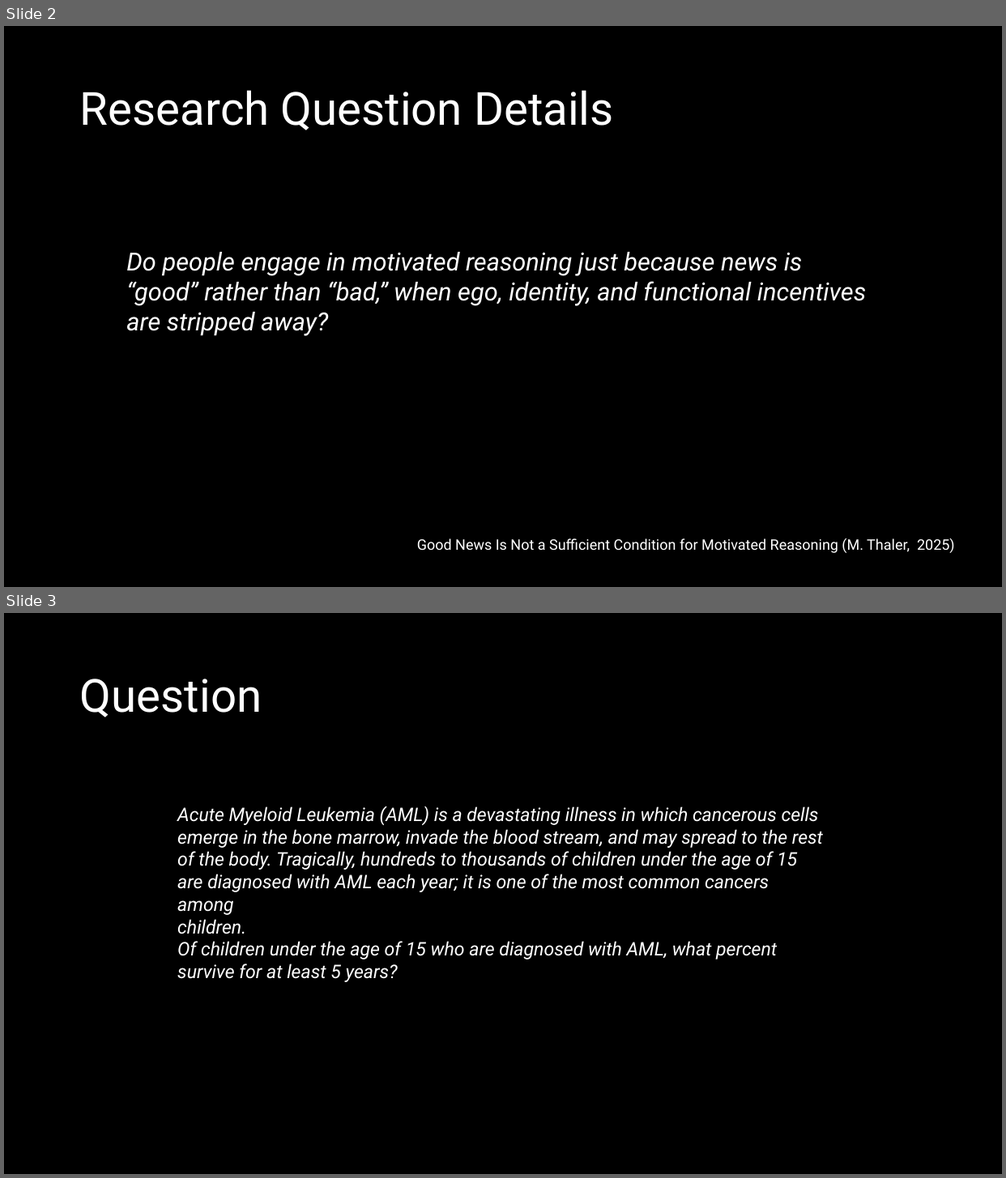
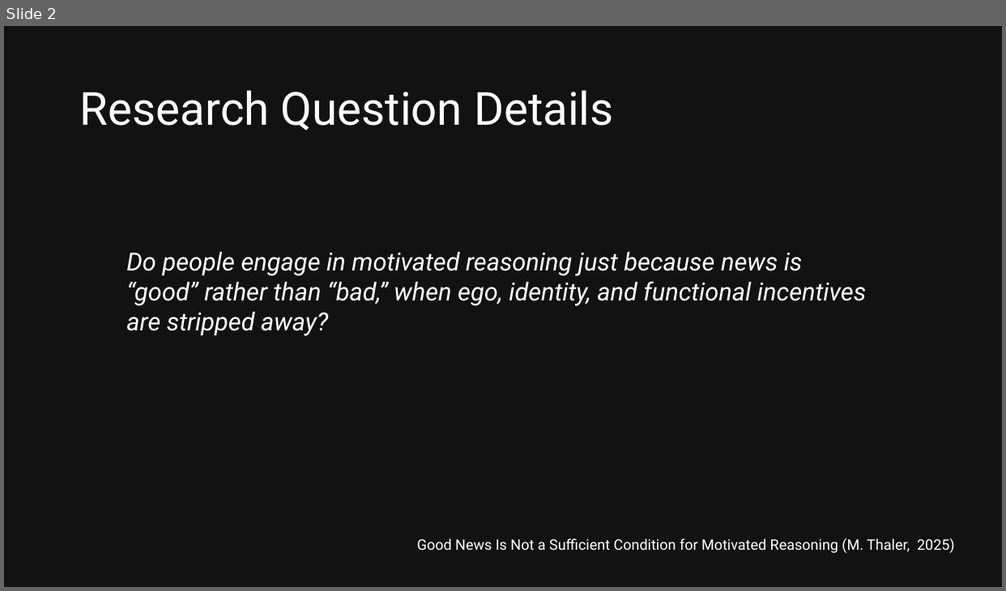
Before and after one commit to Nomandes/social_science_replication_good_news, a slide deck: replication_presentation.pptx. Shown one above the other, each under a label of ours: slides 2 and 3 before the commit, slide 2 after it. The pictures are 1006x1178 and 1006x591 pixels, drawn with LibreOffice and Linux fonts; fonts in the diff are those of the drawing. Boxes give left, top, right and bottom in pixels: in the first picture for what was removed or moved away, otherwise in the second. Text is boxed around its words. In the diff, an @@ line names an element or a change of style, - is before the commit and + after.

```diff
--- a/replication_presentation.pptx
+++ b/replication_presentation.pptx
@@ slide 3 removed at [4,613,1002,1174], background #000000 @@
@@ title removed at [80,679,262,717] @@
-Question
@@ text removed at [177,806,823,982] @@
-Acute Myeloid Leukemia (AML) is a devastating illness in which cancerous cells
-emerge in the bone marrow, invade the blood stream, and may spread to the rest
-of the body. Tragically, hundreds to thousands of children under the age of 15
-are diagnosed with AML each year; it is one of the most common cancers among
-children.
-Of children under the age of 15 who are diagnosed with AML, what percent
-survive for at least 5 years?
@@ slide 2 changed as well @@
@@ background #000000 to #121212 @@
```
Also in this commit, not shown: 4 other slides changed, 5 slides added, 2 other slides removed.
